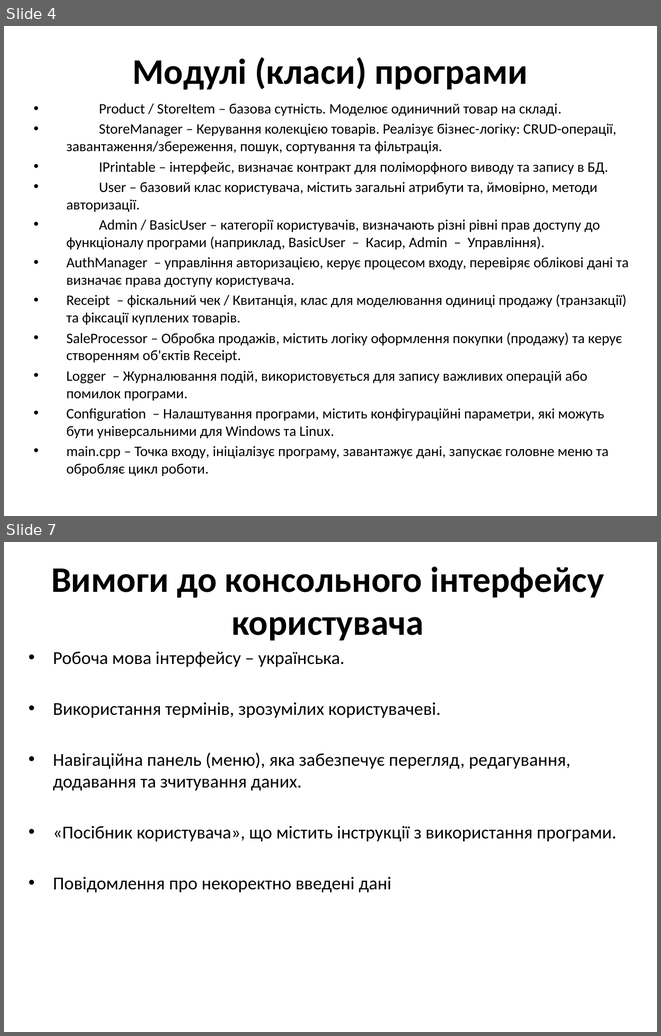
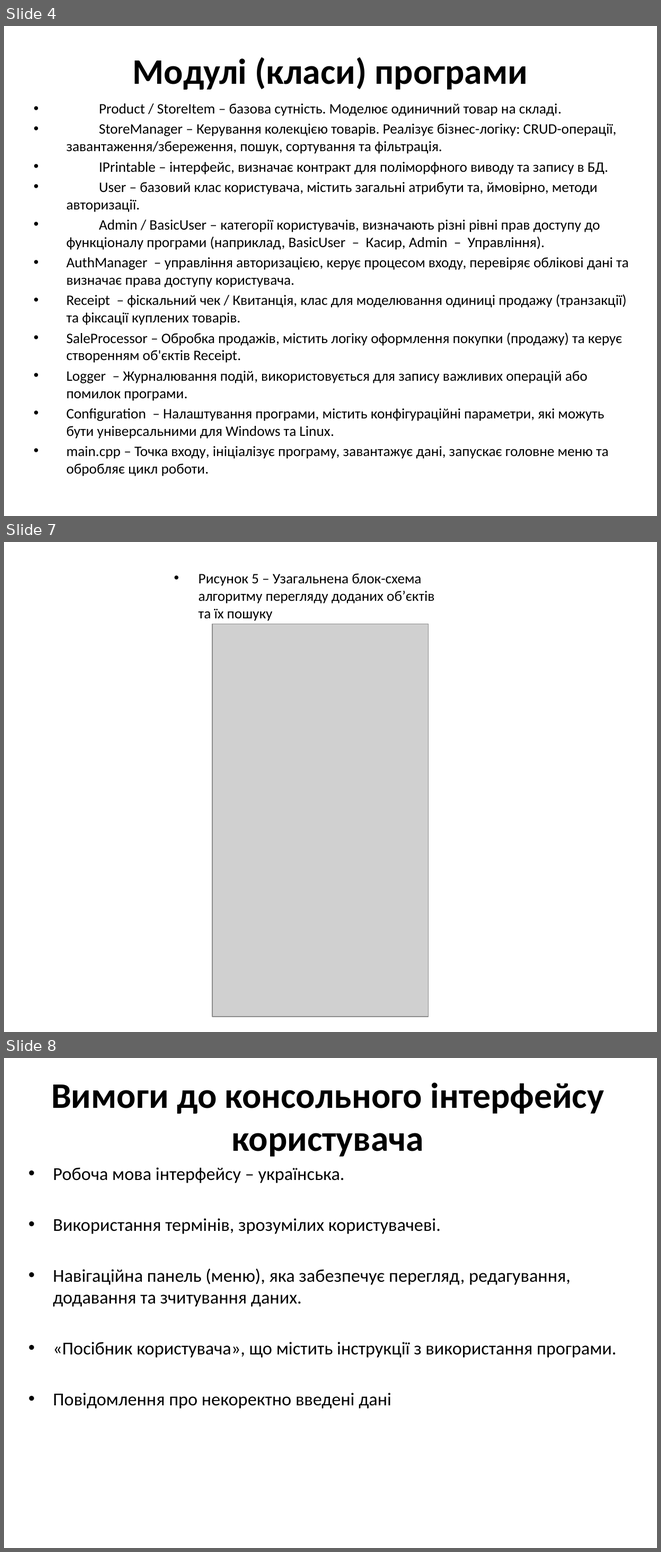
Before and after one commit to maksimkir/Kursova, a slide deck: documentation/Презентація.pptx. Shown one above the other, each under a label of ours: slides 4 and 7 before the commit, slides 4, 7 and 8 after it; the slides between them are not shown. The pictures are 661x1036 and 661x1552 pixels, drawn with LibreOffice and Linux fonts; fonts in the diff are those of the drawing; grey boxes stand for pictures. Boxes give left, top, right and bottom in pixels: in the first picture for what was removed or moved away, otherwise in the second. Text is boxed around its words. In the diff, an @@ line names an element or a change of style, - is before the commit and + after.

```diff
--- a/documentation/Презентація.pptx
+++ b/documentation/Презентація.pptx
@@ slide 7 added at box(4, 542, 657, 1032), background #FFFFFF @@
@@ text added at box(199, 573, 434, 621), 16 pt, text #000000 @@
+• Рисунок 5 – Узагальнена блок-схема алгоритму перегляду доданих об’єктів та їх пошуку
@@ picture added at box(212, 624, 429, 1016) @@
@@ what was slide 7 is now slide 8 @@
```
Also in this commit, not shown: 2 slides changed, 24 other files.
